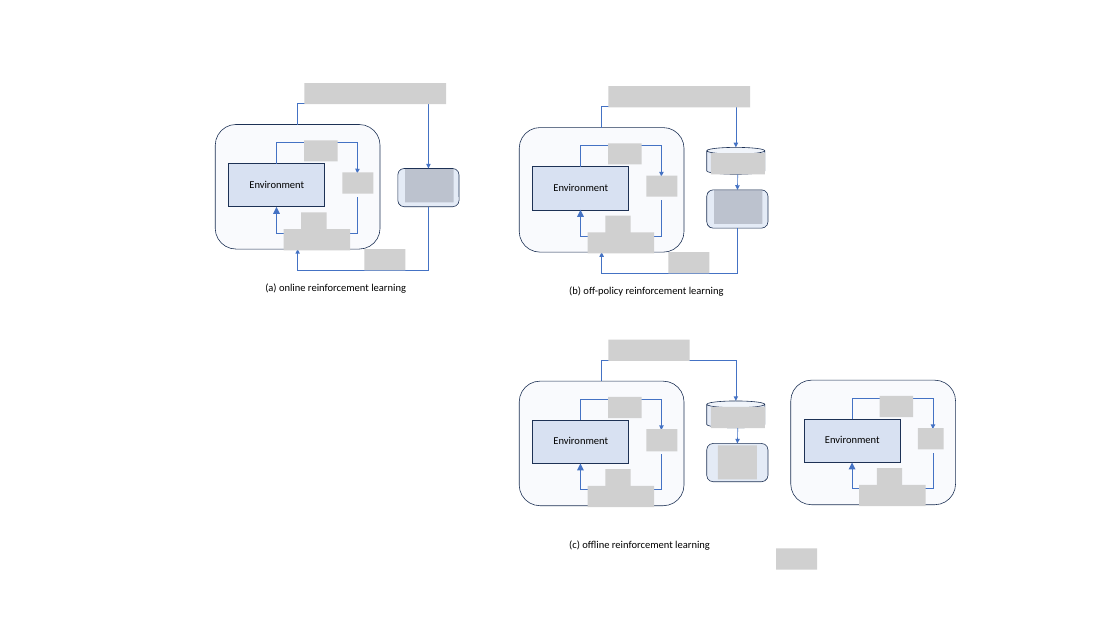
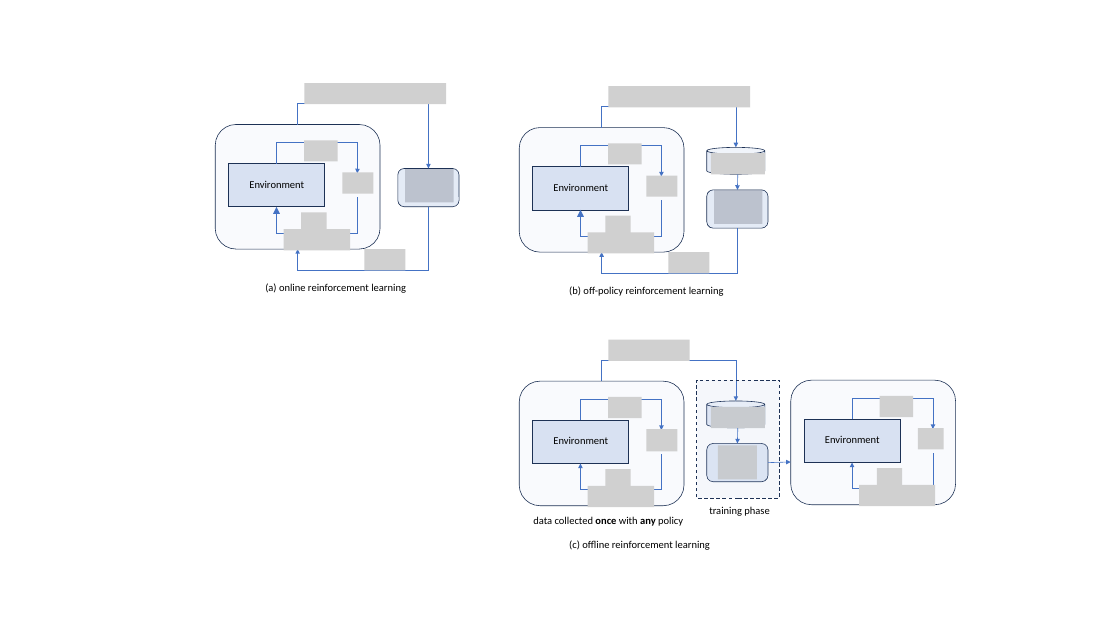
Before and after one commit to dimitarpg13/reinforcement_learning_and_game_theory, a slide deck: slide 1 of docs/Notes_on_offline_reinforcement_learning.pptx. Drawn at 1120x630 pixels with LibreOffice and Linux fonts; fonts in the diff are those of the drawing; grey boxes stand for pictures. Boxes give left, top, right and bottom in pixels: in the first picture for what was removed or moved away, otherwise in the second. Text is boxed around its words. In the diff, an @@ line names an element or a change of style, - is before the commit and + after.

```diff
--- a/docs/Notes_on_offline_reinforcement_learning.pptx
+++ b/docs/Notes_on_offline_reinforcement_learning.pptx
@@ group added at box(533, 381, 791, 526): 2 texts, 1 arrow, 1 rectangle @@
+data collected once with any policy
+training phase
@@ picture: place and size @@
-picture at box(860, 485, 926, 506)
+picture at box(860, 485, 936, 506)
@@ picture removed at box(776, 549, 818, 570) @@
```
Also in this commit, not shown: 1 slide added, 1 other file.
